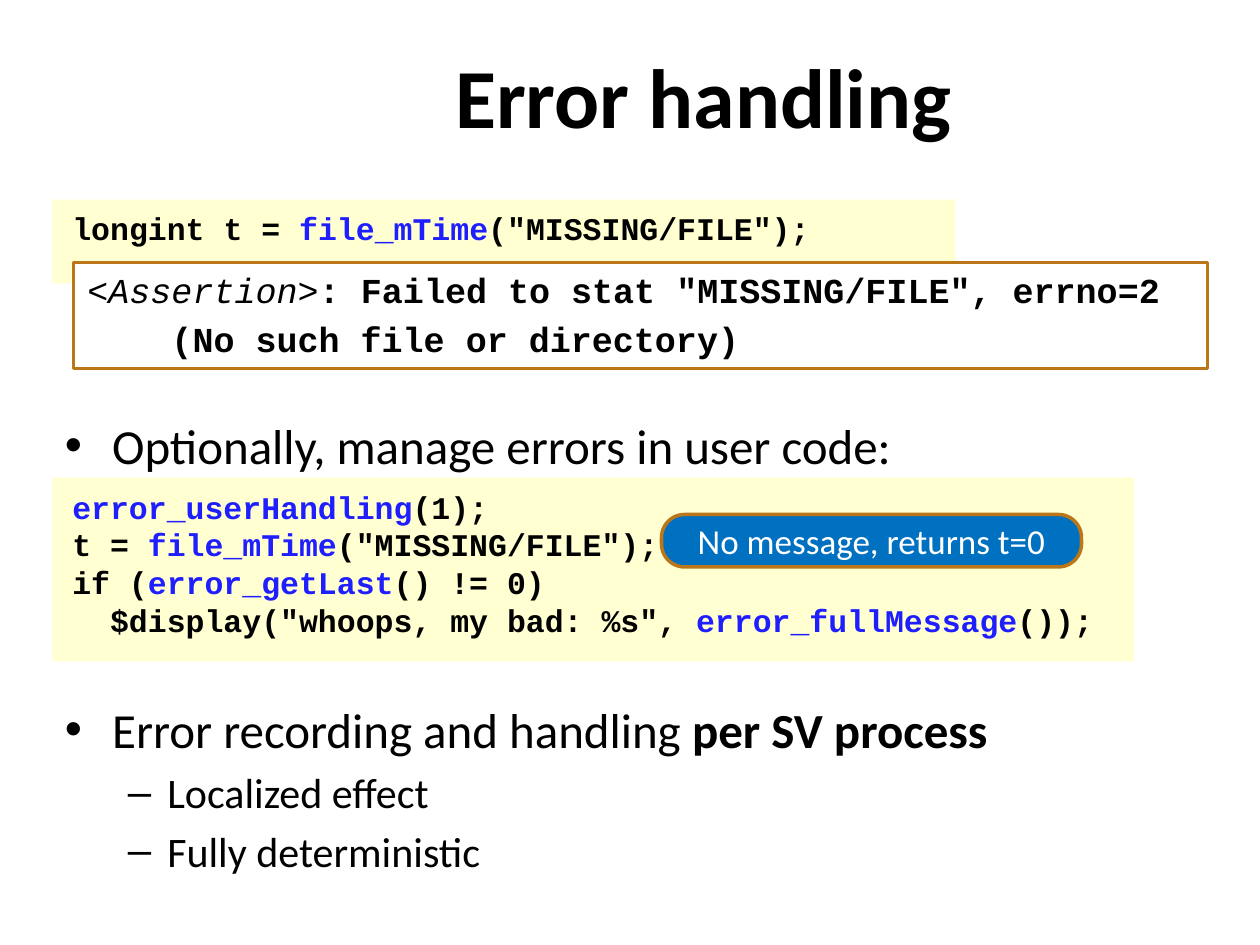
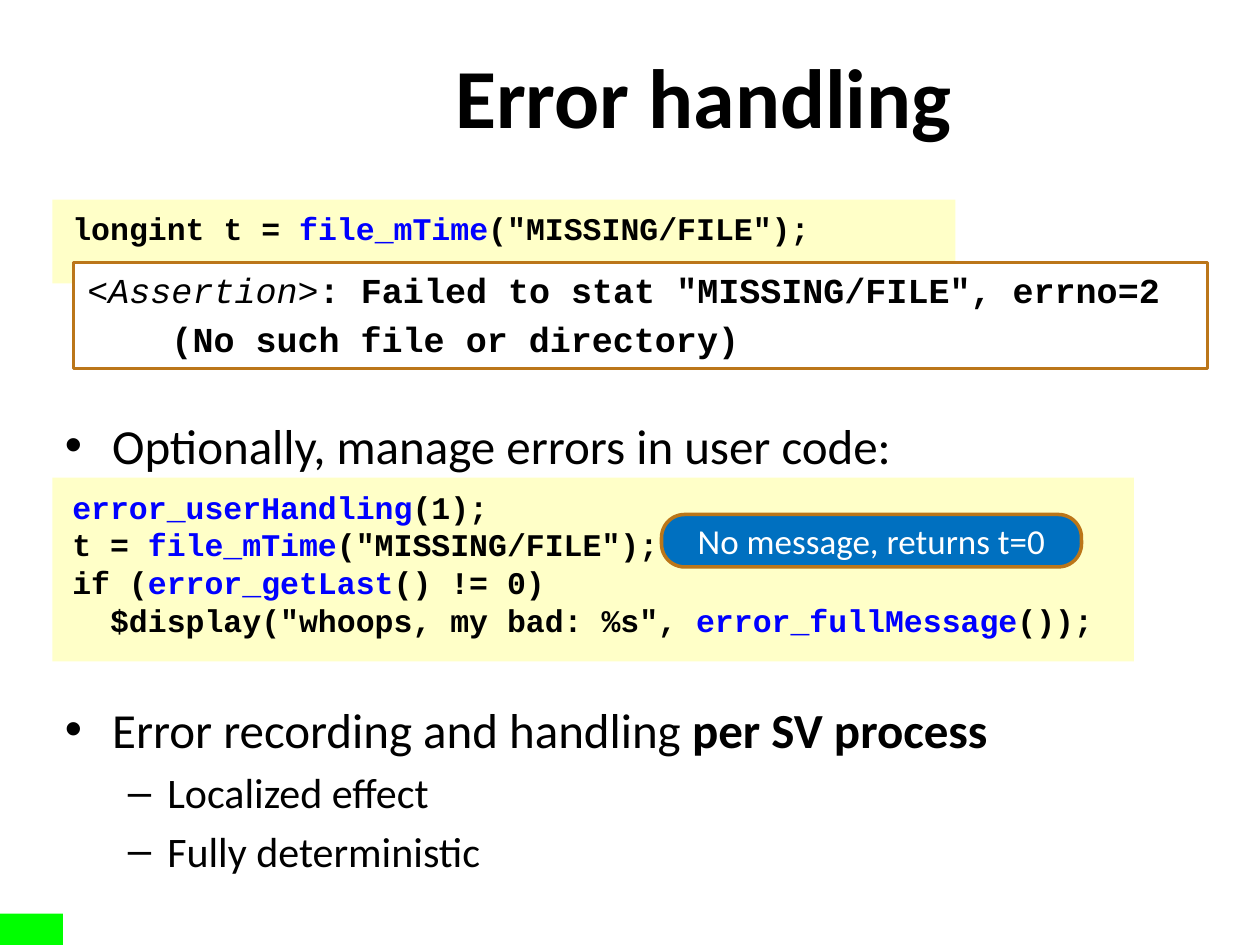
Before and after one commit to xiaoweish/svlib, a slide deck: slide 12 of svlib/doc/163-aq602-latest-draft.pptm. Drawn at 1260x945 pixels with LibreOffice and Linux fonts; fonts in the diff are those of the drawing; background and template pictures are left out. Boxes give left, top, right and bottom in pixels: in the first picture for what was removed or moved away, otherwise in the second. Text is boxed around its words. In the diff, an @@ line names an element or a change of style, - is before the commit and + after.

```diff
--- a/svlib/doc/163-aq602-latest-draft.pptm
+++ b/svlib/doc/163-aq602-latest-draft.pptm
@@ rectangle "longint t = file_mTime("MISSING/FILE");" at [53, 199, 956, 284]: text colour #1E1EFF to #0000FF in "file_mTime("MISSING/FILE");"; fill #FFFFD2 to #FFFFC8 @@
@@ rectangle "error_userHandling(1);" at [53, 478, 1134, 662]: text colour #1E1EFF to #0000FF in "error_userHandling(1);", "file_mTime("MISSING/FILE");", "(error_getLast()", "error_fullMessage());"; fill #FFFFD2 to #FFFFC8 @@
@@ rectangle added at [0, 914, 63, 945], fill #00FF00 @@
```
Also in this commit, not shown: 16 other slides changed.
